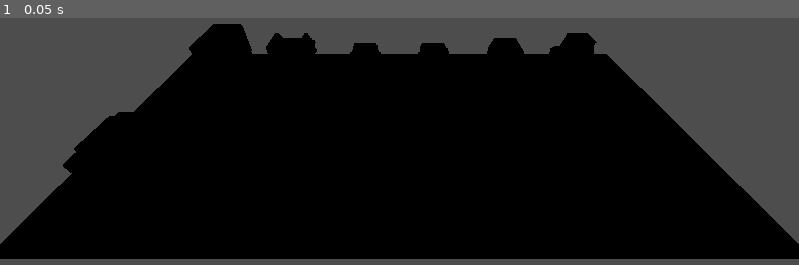
Above: before the commit, frame 1.
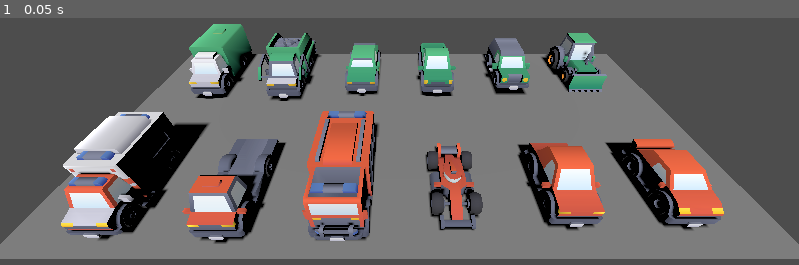
Above: after the commit, the same moment.

Repository: ethanbaedke/Race-Down-Roosevelt
Game: Godot game, scene res://vehicles/vehicle_display.tscn
Two runs of this game, one before a commit and one after it. Both use one fixed random seed, a clock stepped at 60 frames per second and the inputs below.
Inputs:
- Up to frame 1 (0.05 s): no input

The runs differ from the first frame. In frame 1, 61% of the frame differs, in the area x 0-100%, y 2-98%.

Commit message:
Added lighting to vehicle display scene

Diff:
--- a/race-down-roosevelt/vehicles/vehicle_display.tscn
+++ b/race-down-roosevelt/vehicles/vehicle_display.tscn
@@ -65,3 +65,7 @@
 
 [node name="MeshInstance3D" type="MeshInstance3D" parent="." unique_id=1406052397]
 mesh = SubResource("PlaneMesh_uxdqm")
+
+[node name="DirectionalLight3D" type="DirectionalLight3D" parent="." unique_id=1216139345]
+transform = Transform3D(1, 0, 0, 0, 0.70710677, 0.70710677, 0, -0.70710677, 0.70710677, 0, 10, 0)
+shadow_enabled = true
